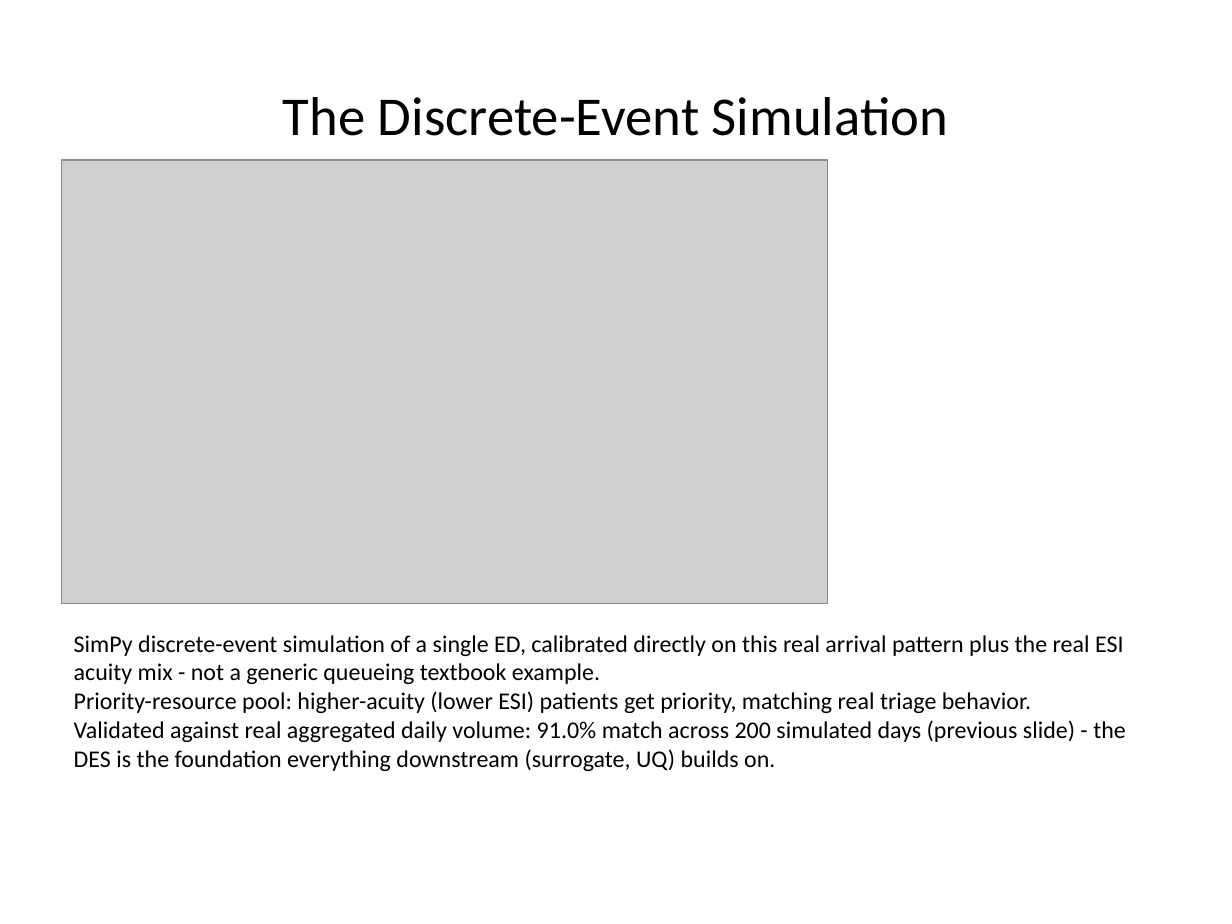
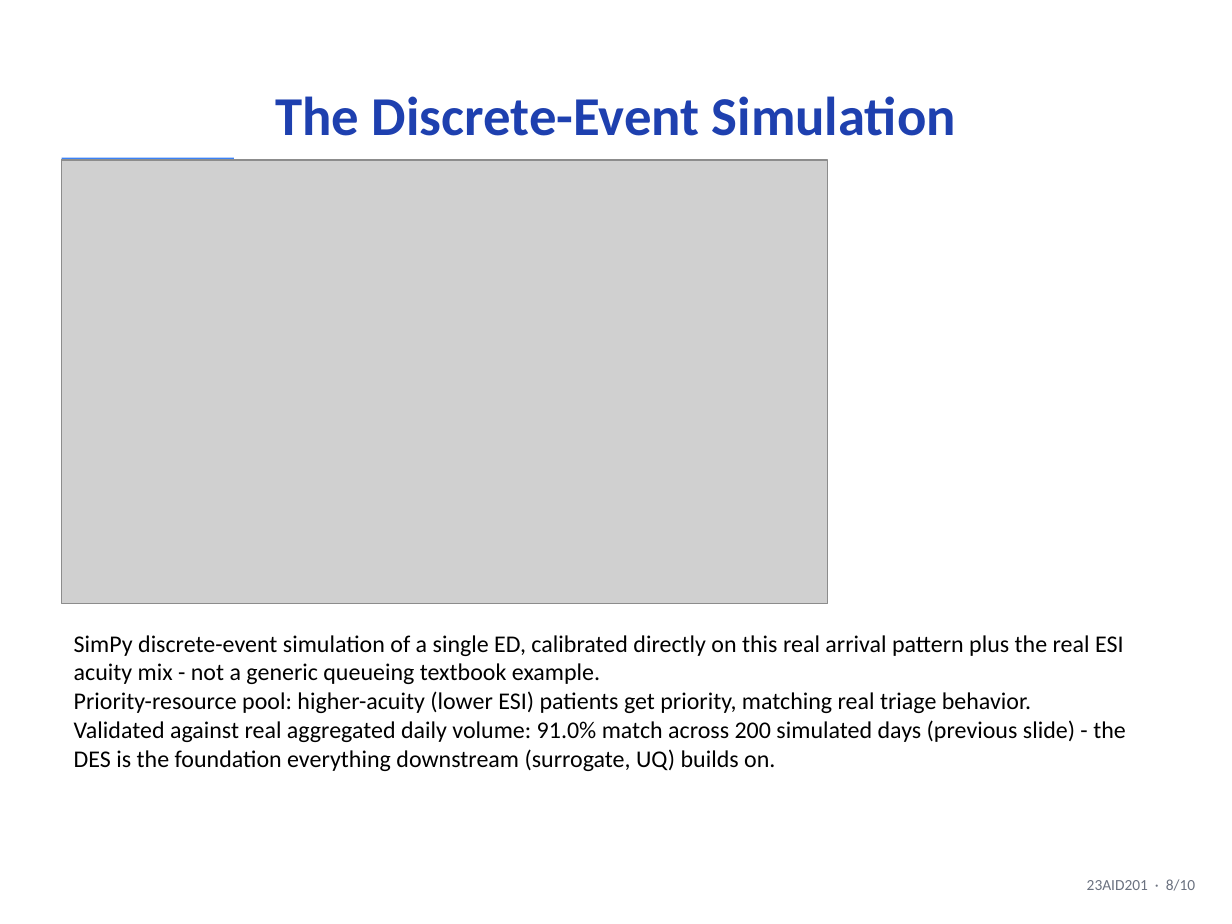
Before and after one commit to DUNE-ODYSSEY/Mondrian-Conformal-Prediction-On-Discrete-Event-Simulation, a slide deck: slide 8 of slides/mid_sem_presentation.pptx. Drawn at 1232x924 pixels with LibreOffice and Linux fonts; fonts in the diff are those of the drawing; grey boxes stand for pictures. Boxes give left, top, right and bottom in pixels: in the first picture for what was removed or moved away, otherwise in the second. Text is boxed around its words. In the diff, an @@ line names an element or a change of style, - is before the commit and + after.

Commit message:
Style mid-sem PPT to match other decks; trim lit review; simplify Future Scope
Visual: applies the same color palette used in zeroth_review.pptx /
full_project_results.pptx (dark navy title slide, accent-blue titles/table
headers/accent bars, slide-number footer) instead of PowerPoint's untouched
default theme.

Literature review slide: trimmed to a focused core set (20 papers, down
from 30) across the same 5 categories, while keeping all 10 real-dataset
cross-check papers in full, per instruction that dataset-related papers
must stay. Only this slide is trimmed - the book's actual literature
review (Chapter 2, all 40 papers) is unchanged.

Future Scope slide: dropped the week-number column entirely per feedback;
now a plain bullet list of planned work. Also fixed a factual mismatch
with the book found while syncing: two slides described Mondrian CP's
partition as "staffing level, shift, arrival-rate regime," but the actual
implementation and book only partition by staffing tercile x arrival-rate
tercile (2 covariates, 9 cells) - no separate "shift" dimension. Fixed on
both the Bridging Approach and Future Scope slides.

```diff
--- a/slides/mid_sem_presentation.pptx
+++ b/slides/mid_sem_presentation.pptx
@@ title "The Discrete-Event Simulation" at [275, 96, 956, 136]: text colour #000000 to #1E40AF, bold on @@
@@ rectangle added at [62, 158, 234, 164], fill #3B82F6 @@
@@ text added at [1087, 879, 1195, 891], 9 pt, text #6B7280 @@
+23AID201 · 8/10
```
Also in this commit, not shown: 9 other slides changed, 1 other file.
